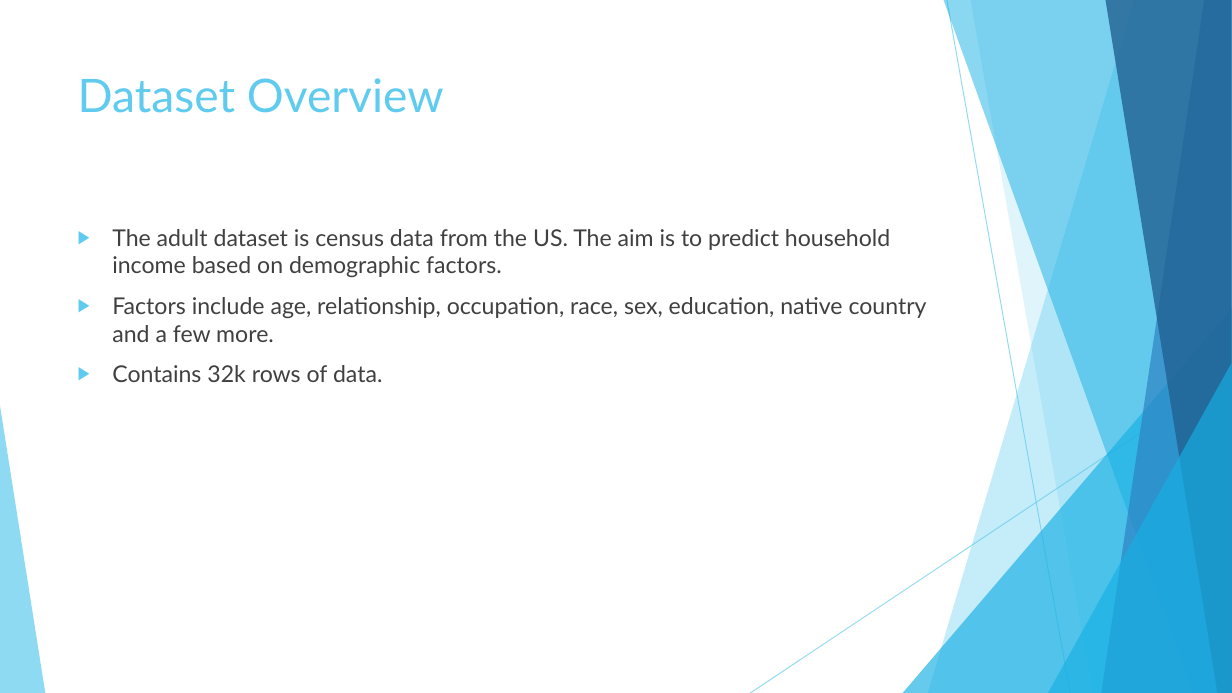
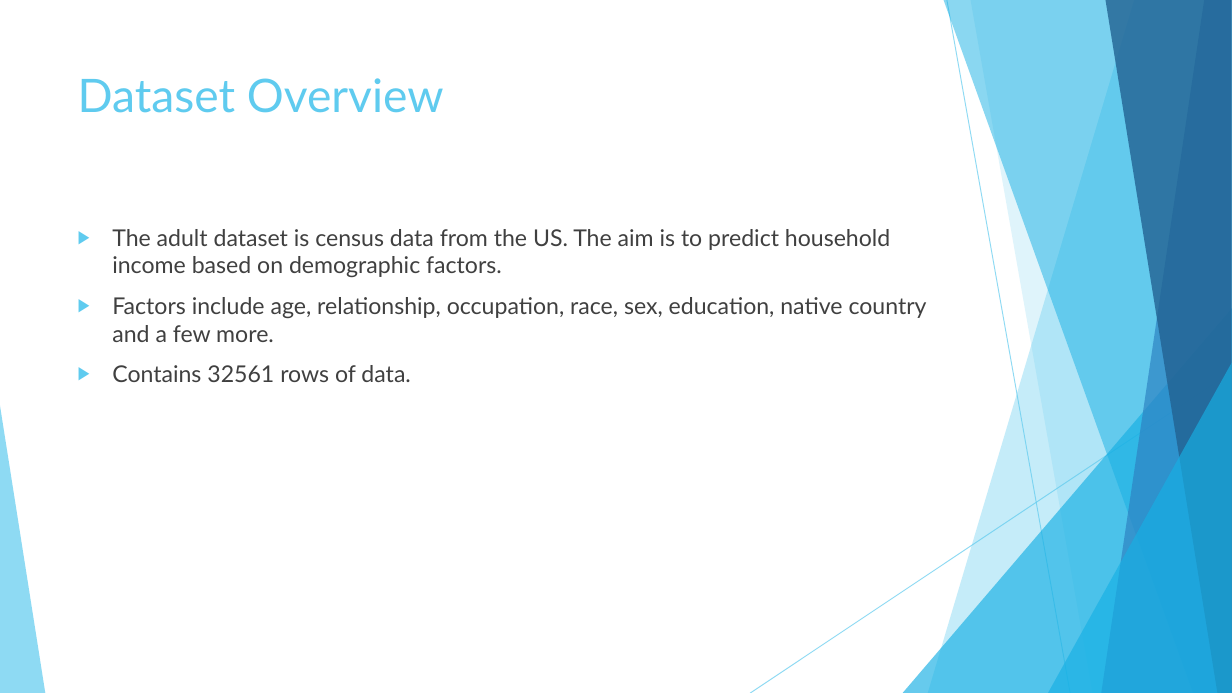
Before and after one commit to chandratop/IDS-Project, a slide deck: slide 2 of IDS Project – Adult Dataset.pptx. Drawn at 1232x693 pixels with LibreOffice and Linux fonts; fonts in the diff are those of the drawing. Boxes give left, top, right and bottom in pixels: in the first picture for what was removed or moved away, otherwise in the second. Text is boxed around its words. In the diff, an @@ line names an element or a change of style, - is before the commit and + after.

```diff
--- a/IDS Project – Adult Dataset.pptx
+++ b/IDS Project – Adult Dataset.pptx
@@ text at [112, 365, 410, 382]: text changed @@
-▶ Contains 32k rows of data.
+▶ Contains 32561 rows of data.
```
Also in this commit, not shown: 2 other slides changed, 1 slide added, 1 slide removed, 1 other file.
